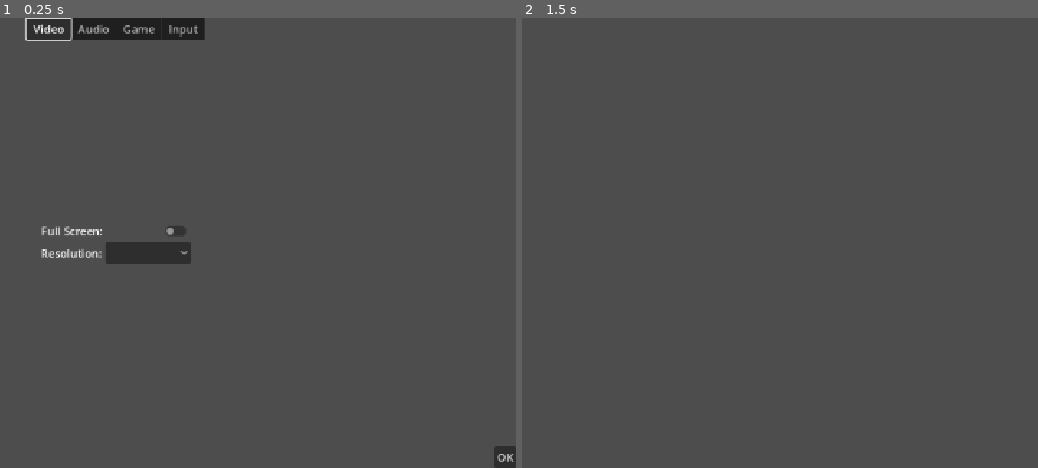
Above: before the commit, frames 1-2 (left to right).
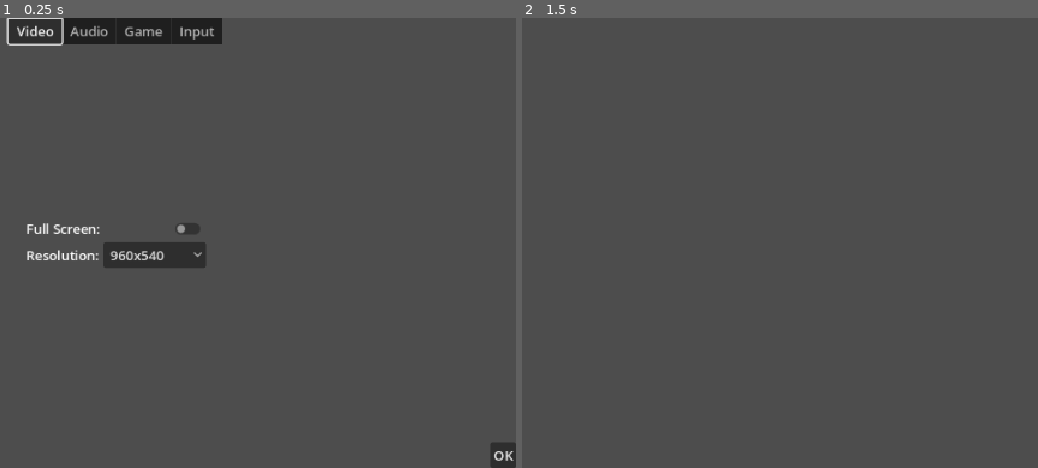
Above: after the commit, the same moments.

Repository: arko-poet/godot-template
Game: Godot game, scene res://scenes/menus/options/options_menu.tscn
Same seed, same stepped clock (60 frames per second), same inputs: the game is played once before the commit and once after it. This scene is started directly instead of the project's main scene. Sound files missing from this copy of the repository are replaced by a short silence.
Inputs (mouse positions are in pixels of both pictures, inside the frame that each line leads up to):
- Up to frame 1 (0.25 s): no input
- Up to frame 2 (1.5 s): click "OK" at 0.5 s; tap Enter at 1.25 s; move the mouse to (816, 220) at 1.27 s; tap I at 1.35 s

The runs differ from the first frame. In frame 1, 2.4% of the frame differs, in the area x 1-100%, y 0-100%; in frame 2, nothing differs.

Commit message:
add input remapping buttons

Diff:
--- a/project/project.godot
+++ b/project/project.godot
@@ -28,6 +28,8 @@
 
 [display]
 
+window/size/viewport_width=960
+window/size/viewport_height=540
 window/stretch/mode="canvas_items"
 window/stretch/aspect="expand"
 
@@ -48,6 +50,14 @@
 "res://shaders/": "pink"
 }
 
+[input]
+
+pause={
+"deadzone": 0.2,
+"events": [Object(InputEventKey,"resource_local_to_scene":false,"resource_name":"","device":16,"window_id":0,"alt_pressed":false,"shift_pressed":false,"ctrl_pressed":false,"meta_pressed":false,"pressed":false,"keycode":0,"physical_keycode":80,"key_label":0,"unicode":0,"location":0,"echo":false,"script":null)
+]
+}
+
 [physics]
 
 3d/physics_engine="Jolt Physics"
--- a/project/scenes/menus/options/options_menu.tscn
+++ b/project/scenes/menus/options/options_menu.tscn
@@ -144,6 +144,7 @@
 
 [node name="InputSettings" type="GridContainer" parent="UI" unique_id=1022807815]
 unique_name_in_owner = true
+visible = false
 layout_mode = 1
 anchors_preset = 8
 anchor_left = 0.5
@@ -156,6 +157,7 @@
 offset_bottom = 20.0
 grow_horizontal = 2
 grow_vertical = 2
+columns = 2
 
 [node name="AcceptOptionsButton" type="Button" parent="UI" unique_id=1342015817]
 unique_name_in_owner = true
--- a/project/scripts/menus/options/options_menu.gd
+++ b/project/scripts/menus/options/options_menu.gd
@@ -6,6 +6,7 @@
 
 @onready var tab_panels := [%VideoSettings, %AudioSettings, %GameSettings, %InputSettings]
 @onready var audio_settings: GridContainer = %AudioSettings
+@onready var input_settings: GridContainer = %InputSettings
 
 @onready var full_screen_button: CheckButton = %FullScreenButton
 @onready var resolutions_button: OptionButton = %ResolutionsButton
@@ -22,6 +23,8 @@
 	for resolution in resolutions:
 		resolutions_button.add_item("%sx%s" % [resolution.x, resolution.y])
 	resolutions_button.select(resolutions.find(Settings.resolution))
+
+	_populate_input_map()
 
 	tab_bar.grab_focus()
 
@@ -47,3 +50,18 @@
 
 func _on_resolutions_button_item_selected(index: int) -> void:
 	Settings.resolution = resolutions[index]
+
+
+func _populate_input_map() -> void:
+	for action in InputMap.get_actions():
+		# ui_ corresponds to built in actions which by design are not used for remapping
+		if action.begins_with("ui_"):
+			continue
+
+		for event: InputEvent in InputMap.action_get_events(action):
+			var label := Label.new()
+			label.text = ("%s:" % action).capitalize()
+			var button := Button.new()
+			button.text = InputMap.get_action_description(action)
+			input_settings.add_child(label)
+			input_settings.add_child(button)
--- a/project/scripts/menus/pause_menu.gd
+++ b/project/scripts/menus/pause_menu.gd
@@ -12,7 +12,7 @@
 
 
 func _input(event: InputEvent) -> void:
-	if event.is_action("ui_cancel") and event.is_pressed():
+	if (event.is_action("ui_cancel") or event.is_action("pause")) and event.is_pressed():
 		get_viewport().set_input_as_handled()
 		toggle_pause()
 
Not shown, changed: docs/dev_notes/dev-notes/.obsidian/workspace.json
Not shown, added: docs/dev_notes/dev-notes/04-09-2026.md
Not shown, changed: docs/dev_notes/dev-notes/Godot Template.md
